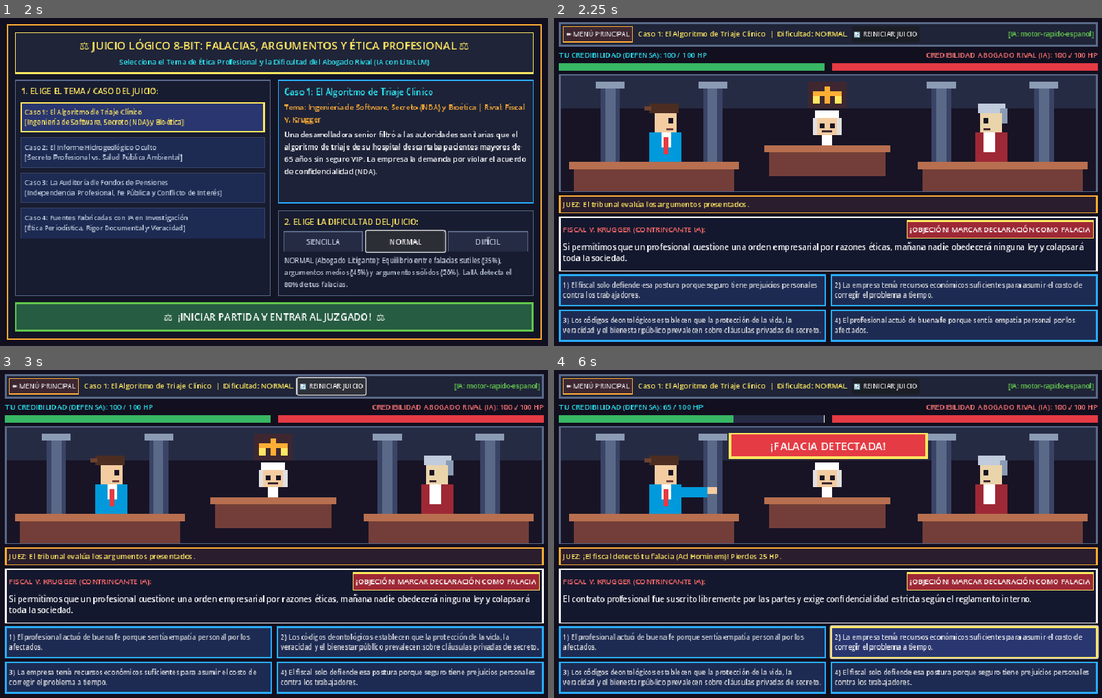
Above: before the commit, frames 1-4 (two rows, left to right).
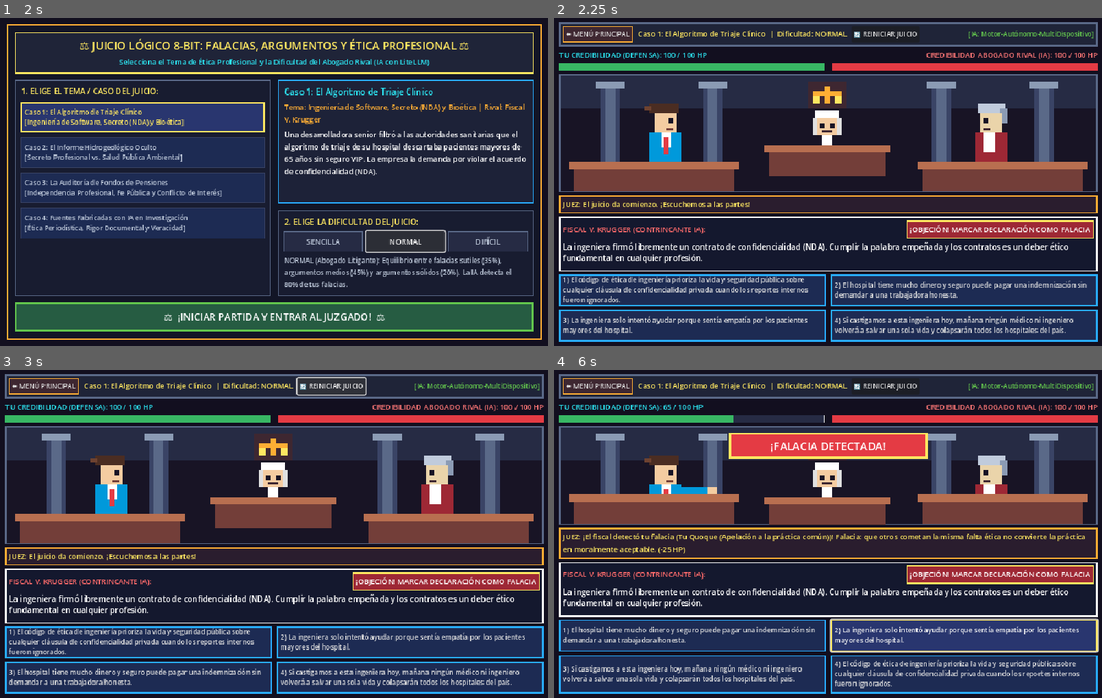
Above: after the commit, the same moments.

Repository: uBri3l/juegoFilosofia
Game: Godot game, scene res://scenes/MainCourtroom.tscn
Two runs of this game, one before a commit and one after it. Both use one fixed random seed, a clock stepped at 60 frames per second and the inputs below.
Inputs (mouse positions are in pixels of both pictures, inside the frame that each line leads up to):
- Up to frame 1 (2 s): click "NORMAL" at 0.5 s; click "NORMAL" at 1.25 s
- Up to frame 2 (2.25 s): click "⚖️ ¡INICIAR PARTIDA Y ENTRAR …" at 2 s
- Up to frame 3 (3 s): click "🔄 REINICIAR JUICIO" at 2.75 s
- Up to frame 4 (6 s): click "🔄 REINICIAR JUICIO" at 3.5 s; click "🔄 REINICIAR JUICIO" at 4.25 s; click (691, 635) at 5 s, where only the run after the commit has a clickable "1) La ingeniera solo intentó …"; click (965, 642) at 5.75 s, where only the run before the commit has a clickable "2) El fiscal solo defiende es…"

Frame 1 is identical in both runs. In frame 2, 5.8% of the frame differs, in the area x 1-99%, y 3-97%; in frame 3, 5.8%; in frame 4, 27%, in the area x 0-100%, y 3-98%.

Commit message:
feat(export): base de datos autonoma multi-dispositivo y presets de exportacion Windows (.exe) y Web (HTML5)

Diff:
--- /dev/null
+++ b/godot_project/scripts/CasesDatabase.gd
@@ -0,0 +1,338 @@
+extends RefCounted
+class_name CasesDatabase
+## Base de datos completa de los 4 Casos de Ética Profesional integrada nativamente en Godot.
+## Permite que el ejecutable (.exe / Web / Móvil) funcione en cualquier dispositivo
+## sin necesidad de tener Python instalado, manteniendo todas las reglas de dificultad.
+
+const CASOS: Dictionary = {
+	"caso_algoritmo_medico": [
+		{
+			"rival_falacia": {
+				"dialogo": "¡Señoría! La acusada lleva apenas dos años en la empresa y se viste de forma informal; alguien tan joven no puede entender de algoritmos médicos ni de ética corporativa.",
+				"es_falacia": true,
+				"tipo_argumento_rival": "FALACIA",
+				"nombre_falacia": "Ad Hominem",
+				"explicacion_logica": "Ataca la edad y vestimenta de la ingeniera en lugar de refutar la evidencia del sesgo del algoritmo."
+			},
+			"rival_medio": {
+				"dialogo": "La ingeniera firmó libremente un contrato de confidencialidad (NDA). Cumplir la palabra empeñada y los contratos es un deber ético fundamental en cualquier profesión.",
+				"es_falacia": false,
+				"tipo_argumento_rival": "MEDIO",
+				"nombre_falacia": null,
+				"explicacion_logica": "Es un argumento válido en principio contractual, pero omite que ningún contrato privado está por encima de la vida humana."
+			},
+			"rival_infalible": {
+				"dialogo": "Incluso ante un riesgo ético, los códigos deontológicos exigen agotar primero los canales internos de reporte de seguridad antes de exponer datos clínicos sensibles externamente.",
+				"es_falacia": false,
+				"tipo_argumento_rival": "INFALIBLE",
+				"nombre_falacia": null,
+				"explicacion_logica": "Argumento sólido de deontología profesional sobre el procedimiento gradual de denuncia responsable."
+			},
+			"opciones": [
+				{
+					"texto": "El código de ética de ingeniería prioriza la vida y seguridad pública sobre cualquier cláusula de confidencialidad privada cuando los reportes internos fueron ignorados.",
+					"tipo": "INFALIBLE",
+					"nombre_falacia": null,
+					"explicacion": "Argumento infalible: aplica la jerarquía de deberes deontológicos (no maleficencia y bienestar público)."
+				},
+				{
+					"texto": "El hospital tiene mucho dinero y seguro puede pagar una indemnización sin demandar a una trabajadora honesta.",
+					"tipo": "MEDIO",
+					"nombre_falacia": null,
+					"explicacion": "Argumento medio: apela a la capacidad económica del hospital pero no resuelve el conflicto ético del NDA."
+				},
+				{
+					"texto": "La ingeniera solo intentó ayudar porque sentía empatía por los pacientes mayores del hospital.",
+					"tipo": "MEDIO",
+					"nombre_falacia": null,
+					"explicacion": "Argumento medio: la buena intención subjetiva atenúa la culpa, pero requiere sustento normativo objetivo."
+				},
+				{
+					"texto": "Si castigamos a esta ingeniera hoy, mañana ningún médico ni ingeniero volverá a salvar una sola vida y colapsarán todos los hospitales del país.",
+					"tipo": "FALACIA",
+					"nombre_falacia": "Pendiente Resbaladiza",
+					"explicacion": "Falacia de Pendiente Resbaladiza: encadena consecuencias extremas sin demostrar el nexo causal necesario."
+				}
+			]
+		},
+		{
+			"rival_falacia": {
+				"dialogo": "O protegemos absolutamente todos los secretos empresariales sin excepción, o destruimos por completo la industria tecnológica nacional. ¡No hay punto medio!",
+				"es_falacia": true,
+				"tipo_argumento_rival": "FALACIA",
+				"nombre_falacia": "Falso Dilema",
+				"explicacion_logica": "Presenta solo dos extremos radicales ignorando que se puede proteger la propiedad intelectual mientras se audita la seguridad médica."
+			},
+			"rival_medio": {
+				"dialogo": "El algoritmo fue aprobado por el director comercial del hospital, por lo que la responsabilidad ética recaía únicamente en la gerencia y no en la programadora.",
+				"es_falacia": false,
+				"tipo_argumento_rival": "MEDIO",
+				"nombre_falacia": null,
+				"explicacion_logica": "Argumento parcial: aunque la gerencia es responsable, el profesional técnico no puede escudarse en la obediencia debida ante un daño directo."
+			},
+			"rival_infalible": {
+				"dialogo": "La filtración incluyó registros sin anonimizar de tres pacientes reales, vulnerando el deber ético de privacidad médica que podía haberse evitado anonimizando la prueba.",
+				"es_falacia": false,
+				"tipo_argumento_rival": "INFALIBLE",
+				"nombre_falacia": null,
+				"explicacion_logica": "Señala con precisión un principio de proporcionalidad y minimización de daño en la revelación de pruebas."
+			},
+			"opciones": [
+				{
+					"texto": "La responsabilidad profesional no se anula por órdenes superiores: auditar y denunciar sesgos letales ante el regulador sanitario con datos minimizados cumple el principio de proporcionalidad.",
+					"tipo": "INFALIBLE",
+					"nombre_falacia": null,
+					"explicacion": "Argumento infalible: integra autonomía moral del profesional, rechazo a la obediencia ciega y proporcionalidad ética."
+				},
+				{
+					"texto": "Otros hospitales también usan algoritmos parecidos y nadie los ha auditado todavía.",
+					"tipo": "FALACIA",
+					"nombre_falacia": "Tu Quoque (Apelación a la práctica común)",
+					"explicacion": "Falacia: que otros cometan la misma falta ética no convierte la práctica en moralmente aceptable."
+				},
+				{
+					"texto": "El software tenía errores de programación que tarde o temprano iban a salir a la luz en la prensa.",
+					"tipo": "MEDIO",
+					"nombre_falacia": null,
+					"explicacion": "Argumento medio: describe un hecho probable pero no fundamenta la legitimidad ética de la actuación profesional."
+				},
+				{
+					"texto": "La ingeniera dejó constancia en un correo interno una semana antes de acudir al ministerio.",
+					"tipo": "MEDIO",
+					"nombre_falacia": null,
+					"explicacion": "Argumento medio: aporta un hecho relevante pero requiere conectarlo con la urgencia del riesgo vital."
+				}
+			]
+		}
+	],
+	"caso_vertido_quimico": [
+		{
+			"rival_falacia": {
+				"dialogo": "El prestigioso Premio Nobel de Literatura afirmó hace años que la minería impulsa la cultura; por lo tanto, el informe químico de este perito sobre el arsénico es falso.",
+				"es_falacia": true,
+				"tipo_argumento_rival": "FALACIA",
+				"nombre_falacia": "Apelación a la Autoridad Irrelevante (Ad Verecundiam)",
+				"explicacion_logica": "Cita a una autoridad ajena al campo científico para refutar un análisis químico toxicológico."
+			},
+			"rival_medio": {
+				"dialogo": "El cliente pagó los honorarios del estudio privado, de modo que los resultados pertenecen exclusivamente a la empresa contratante.",
+				"es_falacia": false,
+				"tipo_argumento_rival": "MEDIO",
+				"nombre_falacia": null,
+				"explicacion_logica": "Argumento patrimonial ordinario, pero refutable porque la propiedad de un estudio no autoriza ocultar un peligro inminente para terceros."
+			},
+			"rival_infalible": {
+				"dialogo": "El perito debía certificar la contramuestra con un segundo laboratorio acreditado antes de declarar la emergencia pública, asegurando rigor metodológico.",
+				"es_falacia": false,
+				"tipo_argumento_rival": "INFALIBLE",
+				"nombre_falacia": null,
+				"explicacion_logica": "Argumento sólido basado en el deber de diligencia científica y verificación técnica."
+			},
+			"opciones": [
+				{
+					"texto": "La veracidad científica y la protección de terceros frente a un riesgo tóxico inminente son deberes inalienables que prevalecen sobre el interés comercial del cliente.",
+					"tipo": "INFALIBLE",
+					"nombre_falacia": null,
+					"explicacion": "Argumento infalible: aplica los principios de integridad científica, no maleficencia y límite ético del secreto profesional."
+				},
+				{
+					"texto": "Todo el pueblo cree en redes sociales que la minera es culpable, así que el perito tenía toda la razón desde el principio.",
+					"tipo": "FALACIA",
+					"nombre_falacia": "Ad Populum (Apelación a la mayoría)",
+					"explicacion": "Falacia Ad Populum: la validez de un hallazgo químico depende de la evidencia empírica, no de la opinión popular."
+				},
+				{
+					"texto": "El perito cobró menos de lo habitual por ese informe, lo que demuestra su desinterés económico.",
+					"tipo": "MEDIO",
+					"nombre_falacia": null,
+					"explicacion": "Argumento medio: habla bien de su motivación, pero es secundario frente a la obligación deontológica."
+				},
+				{
+					"texto": "El municipio no tenía presupuesto propio para hacer estudios de agua ese trimestre.",
+					"tipo": "MEDIO",
+					"nombre_falacia": null,
+					"explicacion": "Argumento medio contextual: explica por qué el informe era útil, pero debe vincularse al deber ético del profesional."
+				}
+			]
+		}
+	],
+	"caso_auditoria_contable": [
+		{
+			"rival_falacia": {
+				"dialogo": "Ustedes dicen que mi cliente tenía conflicto de interés por auditar a su hermano, ¡pero ustedes solo quieren destruir a la familia y prohibir que los hermanos se hablen!",
+				"es_falacia": true,
+				"tipo_argumento_rival": "FALACIA",
+				"nombre_falacia": "Hombre de Paja (Straw Man)",
+				"explicacion_logica": "Distorsiona la exigencia de independencia en auditoría convirtiéndola en una caricatura absurda contra la familia."
+			},
+			"rival_medio": {
+				"dialogo": "Aunque eran hermanos, las operaciones contables siguieron plantillas estándar y no se demostró que el auditor recibiera sobornos directos.",
+				"es_falacia": false,
+				"tipo_argumento_rival": "MEDIO",
+				"nombre_falacia": null,
+				"explicacion_logica": "Argumento medio: la ausencia de soborno no elimina el conflicto de interés objetivo ni el deber de abstención."
+			},
+			"rival_infalible": {
+				"dialogo": "El auditor notificó por escrito su vínculo familiar al socio director de la firma auditora, quien aun así le ordenó firmar el dictamen bajo amenaza de despido.",
+				"es_falacia": false,
+				"tipo_argumento_rival": "INFALIBLE",
+				"nombre_falacia": null,
+				"explicacion_logica": "Plantea un atenuante real sobre presión organizacional y reporte previo que exige un análisis ético riguroso."
+			},
+			"opciones": [
+				{
+					"texto": "La independencia de criterio y apariencia es constitutiva de la fe pública del auditor: ante un vínculo familiar directo y presión indebida, el deber deontológico exige la excusación formal y negarse a firmar.",
+					"tipo": "INFALIBLE",
+					"nombre_falacia": null,
+					"explicacion": "Argumento infalible: fundamenta la función social de la fe pública, la objetividad e independencia como requisitos irrenunciables."
+				},
+				{
+					"texto": "Nadie ha demostrado con certeza absoluta que todos los jubilados vayan a perder el 100% de sus ahorros mañana mismo.",
+					"tipo": "FALACIA",
+					"nombre_falacia": "Apelación a la Ignorancia (Ad Ignorantiam)",
+					"explicacion": "Falacia: exigir prueba de un colapso total inmediato para negar la falta ética ya consumada al falsear el balance."
+				},
+				{
+					"texto": "El hermano del auditor ya tenía antecedentes de malas inversiones en empleos anteriores.",
+					"tipo": "MEDIO",
+					"nombre_falacia": null,
+					"explicacion": "Argumento medio: contextualiza el riesgo, pero el núcleo ético es el deber de abstención y veracidad del auditor."
+				},
+				{
+					"texto": "Las normas contables internacionales recomiendan rotar a los auditores cada cinco años.",
+					"tipo": "MEDIO",
+					"nombre_falacia": null,
+					"explicacion": "Argumento medio: es verdadero, pero menos contundente que la incompatibilidad directa por parentesco."
+				}
+			]
+		}
+	],
+	"caso_ia_periodismo": [
+		{
+			"rival_falacia": {
+				"dialogo": "¡Si le exigimos a este periodista que verifique cada fuente y etiquete el contenido generado por IA, entonces tendremos que prohibir la electricidad y volver a escribir en piedra!",
+				"es_falacia": true,
+				"tipo_argumento_rival": "FALACIA",
+				"nombre_falacia": "Reducción al Absurdo Falaz / Pendiente Resbaladiza",
+				"explicacion_logica": "Exagera grotescamente una norma básica de transparencia deontológica como si implicara rechazar toda la tecnología."
+			},
+			"rival_medio": {
+				"dialogo": "El periodista usó la recreación sintética únicamente para proteger la identidad del informante frente a posibles represalias.",
+				"es_falacia": false,
+				"tipo_argumento_rival": "MEDIO",
+				"nombre_falacia": null,
+				"explicacion_logica": "Proteger la fuente es legítimo, pero no justifica presentar material sintético como prueba documental real sin advertencia."
+			},
+			"rival_infalible": {
+				"dialogo": "El editor jefe eliminó la marca de agua de advertencia de IA durante la edición final sin el consentimiento del reportero que entregó el borrador.",
+				"es_falacia": false,
+				"tipo_argumento_rival": "INFALIBLE",
+				"nombre_falacia": null,
+				"explicacion_logica": "Delimita con rigor la responsabilidad ética individual frente a la alteración editorial posterior."
+			},
+			"opciones": [
+				{
+					"texto": "La deontología periodística exige transparencia radical con la audiencia y contraste independiente de hechos: proteger una fuente jamás autoriza presentar simulaciones sintéticas como evidencia fáctica sin rotulación explícita.",
+					"tipo": "INFALIBLE",
+					"nombre_falacia": null,
+					"explicacion": "Argumento infalible: articula el deber de veracidad, transparencia informativa y no engaño al ciudadano."
+				},
+				{
+					"texto": "Ese periodista ganó un premio estudiantil hace diez años, así que es imposible que haya cometido un error ético hoy.",
+					"tipo": "FALACIA",
+					"nombre_falacia": "Apelación al Mérito Pasado",
+					"explicacion": "Falacia: los méritos pasados no eximen de evaluar objetivamente una vulneración ética actual."
+				},
+				{
+					"texto": "El reportaje tuvo muchas visitas en internet y generó debate en la ciudad.",
+					"tipo": "MEDIO",
+					"nombre_falacia": null,
+					"explicacion": "Argumento medio: el impacto mediático no valida éticamente un método engañoso."
+				},
+				{
+					"texto": "La cooperativa afectada tardó dos días en emitir su comunicado de desmentido.",
+					"tipo": "MEDIO",
+					"nombre_falacia": null,
+					"explicacion": "Argumento medio irrelevante para eximir al profesional de su deber previo de verificación."
+				}
+			]
+		}
+	]
+}
+
+
+static func generar_turno_autonomo(
+	caso_id: String,
+	dificultad: String,
+	accion: String,
+	declaracion_previa: Dictionary,
+	opcion_elegida: Dictionary,
+	turno_idx: int
+) -> Dictionary:
+	var lista_turnos: Array = CASOS.get(caso_id, CASOS["caso_algoritmo_medico"])
+	var bloque: Dictionary = lista_turnos[turno_idx % lista_turnos.size()]
+
+	var dano_r: int = 0
+	var dano_j: int = 0
+	var detecto_falacia: bool = false
+	var veredicto: String = "El juicio da comienzo. ¡Escuchemos a las partes!"
+
+	if accion == "MARCAR_FALACIA" and not declaracion_previa.is_empty():
+		var era_fal: bool = bool(declaracion_previa.get("es_falacia", false))
+		var exp_prev: String = str(declaracion_previa.get("explicacion_logica", ""))
+		var nom_f: String = str(declaracion_previa.get("nombre_falacia", "Falacia lógica"))
+		if era_fal:
+			dano_r = 25
+			veredicto = "¡HA LUGAR! El rival cometió la falacia '%s'. %s" % [nom_f, exp_prev]
+		else:
+			dano_j = 20
+			veredicto = "¡NO HA LUGAR! El argumento del rival NO era una falacia. %s" % exp_prev
+	elif accion == "ARGUMENTAR" and not opcion_elegida.is_empty():
+		var t: String = str(opcion_elegida.get("tipo", "MEDIO"))
+		var exp: String = str(opcion_elegida.get("explicacion", ""))
+		if t == "INFALIBLE":
+			dano_r = 25
+			veredicto = "¡Argumento infalible! " + exp
+		elif t == "FALACIA":
+			var prob_det: float = 0.50 if dificultad == "FACIL" else (0.80 if dificultad == "NORMAL" else 0.95)
+			var nom_fal: String = str(opcion_elegida.get("nombre_falacia", "Falacia"))
+			if randf() < prob_det:
+				detecto_falacia = true
+				dano_j = 25
+				veredicto = "¡El fiscal detectó tu falacia (%s)! %s (-25 HP)" % [nom_fal, exp]
+			else:
+				veredicto = "Cometiste una falacia (%s), ¡pero el fiscal no se dio cuenta esta vez!" % nom_fal
+		else:
+			if dificultad == "FACIL":
+				dano_j = 0
+				veredicto = "Argumento parcial. " + exp
+			elif dificultad == "NORMAL":
+				dano_j = 10
+				veredicto = "Argumento vulnerable. %s (-10 HP)." % exp
+			else:
+				dano_j = 15
+				veredicto = "Argumento insuficiente en dificultad Difícil. %s (-15 HP)." % exp
+
+	var r: float = randf()
+	var eleccion_rival: Dictionary
+	if dificultad == "FACIL":
+		eleccion_rival = bloque["rival_falacia"] if r < 0.60 else bloque["rival_medio"]
+	elif dificultad == "NORMAL":
+		eleccion_rival = bloque["rival_falacia"] if r < 0.35 else (bloque["rival_medio"] if r < 0.80 else bloque["rival_infalible"])
+	else:
+		eleccion_rival = bloque["rival_falacia"] if r < 0.18 else (bloque["rival_medio"] if r < 0.55 else bloque["rival_infalible"])
+
+	var nuevas_opciones: Array = []
+	for op in bloque["opciones"]:
+		nuevas_opciones.append(op.duplicate())
+	nuevas_opciones.shuffle()
+
+	return {
+		"modelo_usado": "Motor-Autónomo-MultiDispositivo",
+		"veredicto_juez": veredicto,
+		"dano_al_rival": dano_r,
+		"dano_al_jugador": dano_j,
+		"rival_detecto_falacia_jugador": detecto_falacia,
+		"declaracion_rival": eleccion_rival,
+		"opciones_jugador": nuevas_opciones
+	}
--- a/godot_project/scripts/MainCourtroom.gd
+++ b/godot_project/scripts/MainCourtroom.gd
@@ -8,6 +8,9 @@
 
 const BACKEND_URL: String = "http://127.0.0.1:8000/turno"
 const PixelCourtStageScript = preload("res://scripts/PixelCourtStage.gd")
+const CasesDatabaseScript = preload("res://scripts/CasesDatabase.gd")
+
+var servidor_local_disponible: bool = true
 
 const INFO_CASOS: Array[Dictionary] = [
 	{
@@ -656,8 +659,12 @@
 	ultima_opcion_pendiente = opcion_elegida
 	tiempo_espera_actual = 0.0
 	_set_botones_habilitados(false)
+
+	if OS.has_feature("web") or not servidor_local_disponible:
+		_aplicar_respaldo_offline_en_godot(accion, opcion_elegida)
+		return
+
 	lbl_modelo_ia.text = "[IA: Analizando jugada...]"
-
 	http_req.cancel_request()
 
 	var payload: Dictionary = {
@@ -675,6 +682,7 @@
 	var headers: PackedStringArray = ["Content-Type: application/json"]
 	var err: Error = http_req.request(BACKEND_URL, headers, HTTPClient.METHOD_POST, JSON.stringify(payload))
 	if err != OK:
+		servidor_local_disponible = false
 		_aplicar_respaldo_offline_en_godot(accion, opcion_elegida)
 
 
@@ -683,7 +691,9 @@
 		return
 
 	if result != HTTPRequest.RESULT_SUCCESS or response_code != 200:
-		lbl_modelo_ia.text = "[IA: Motor Rápido Español]"
+		if result == HTTPRequest.RESULT_CANT_CONNECT:
+			servidor_local_disponible = false
+		lbl_modelo_ia.text = "[IA: Motor Autónomo]"
 		_aplicar_respaldo_offline_en_godot(ultima_accion_pendiente, ultima_opcion_pendiente)
 		return
 
@@ -773,71 +783,12 @@
 
 
 func _aplicar_respaldo_offline_en_godot(accion: String, opcion_elegida: Dictionary) -> void:
-	var dano_r: int = 0
-	var dano_j: int = 0
-	var veredicto: String = "El tribunal evalúa los argumentos presentados."
-
-	if accion == "MARCAR_FALACIA" and not declaracion_rival_actual.is_empty():
-		if bool(declaracion_rival_actual.get("es_falacia", false)):
-			dano_r = 25
-			veredicto = "¡HA LUGAR! Detectaste correctamente la falacia: " + str(declaracion_rival_actual.get("nombre_falacia", "Falacia lógica"))
-		else:
-			dano_j = 20
-			veredicto = "¡NO HA LUGAR! El argumento del fiscal no era una falacia; pierdes credibilidad (-20 HP)."
-	elif accion == "ARGUMENTAR" and not opcion_elegida.is_empty():
-		var t: String = str(opcion_elegida.get("tipo", "MEDIO"))
-		if t == "INFALIBLE":
-			dano_r = 25
-			veredicto = "¡Argumento infalible! " + str(opcion_elegida.get("explicacion", ""))
-		elif t == "FALACIA":
-			dano_j = 25
-			veredicto = "¡El fiscal detectó tu falacia (" + str(opcion_elegida.get("nombre_falacia", "")) + ")! Pierdes 25 HP."
-		else:
-			dano_j = 10 if dificultad_actual != "FACIL" else 0
-			veredicto = "Argumento medio rebatible. " + str(opcion_elegida.get("explicacion", ""))
-
-	var rival_es_falacia: bool = (randf() < 0.6) if dificultad_actual == "FACIL" else (randf() < 0.30)
-	var nueva_decl: Dictionary = {
-		"dialogo": "Si permitimos que un profesional cuestione una orden empresarial por razones éticas, mañana nadie obedecerá ninguna ley y colapsará toda la sociedad." if rival_es_falacia else "El contrato profesional fue suscrito libremente por las partes y exige confidencialidad estricta según el reglamento interno.",
-		"es_falacia": rival_es_falacia,
-		"nombre_falacia": "Pendiente Resbaladiza" if rival_es_falacia else null,
-		"explicacion_logica": "Encadena consecuencias extremas sin prueba causal." if rival_es_falacia else "Argumento contractual ordinario pero subordinado a derechos fundamentales."
-	}
-
-	var nuevas_opciones: Array = [
-		{
-			"texto": "Los códigos deontológicos establecen que la protección de la vida, la veracidad y el bienestar público prevalecen sobre cláusulas privadas de secreto.",
-			"tipo": "INFALIBLE",
-			"nombre_falacia": null,
-			"explicacion": "Jerarquía ética del bien público y principio de no maleficencia."
-		},
-		{
-			"texto": "El profesional actuó de buena fe porque sentía empatía personal por los afectados.",
-			"tipo": "MEDIO",
-			"nombre_falacia": null,
-			"explicacion": "Apela a la intención subjetiva, pero requiere sustento deontológico."
-		},
-		{
-			"texto": "La empresa tenía recursos económicos suficientes para asumir el costo de corregir el problema a tiempo.",
-			"tipo": "MEDIO",
-			"nombre_falacia": null,
-			"explicacion": "Hecho económico secundario frente al deber ético principal."
-		},
-		{
-			"texto": "El fiscal solo defiende esa postura porque seguro tiene prejuicios personales contra los trabajadores.",
-			"tipo": "FALACIA",
-			"nombre_falacia": "Ad Hominem",
-			"explicacion": "Ataca a la persona del fiscal en vez de refutar su argumento."
-		}
-	]
-	nuevas_opciones.shuffle()
-
-	_procesar_datos_turno({
-		"modelo_usado": "motor-rapido-espanol",
-		"veredicto_juez": veredicto,
-		"dano_al_rival": dano_r,
-		"dano_al_jugador": dano_j,
-		"rival_detecto_falacia_jugador": (dano_j >= 25),
-		"declaracion_rival": nueva_decl,
-		"opciones_jugador": nuevas_opciones
-	})
+	var datos: Dictionary = CasesDatabaseScript.generar_turno_autonomo(
+		caso_id_actual,
+		dificultad_actual,
+		accion,
+		declaracion_rival_actual,
+		opcion_elegida,
+		turno_idx
+	)
+	_procesar_datos_turno(datos)
Not shown, added: godot_project/export_presets.cfg
